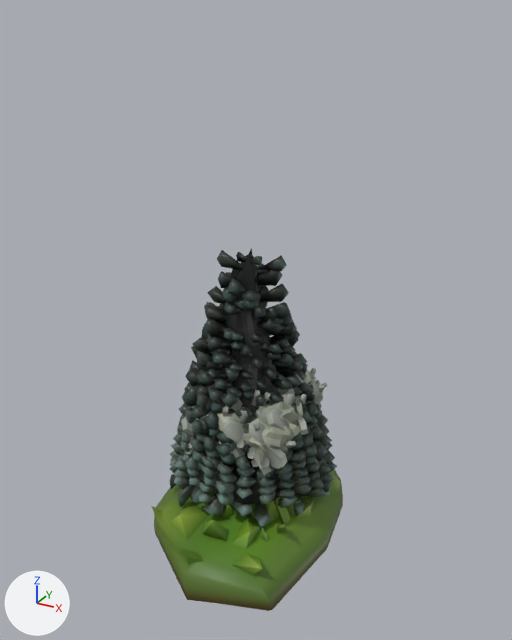
Two versions of the glTF model Environments/Assets/Assets_Glb/Trees.glb, one commit apart.
Rendered twice from a camera (50 mm lens) standing at (9.84, -17.64, 16.31) and looking at (0.2, -0.11, 7.55). Lighting does not change. The marker at lower left points along +X, +Y and +Z.

The first picture shows 'GrassChunk_Big', 'Tree_DouglasFir', 'Tree_Manzanita'.
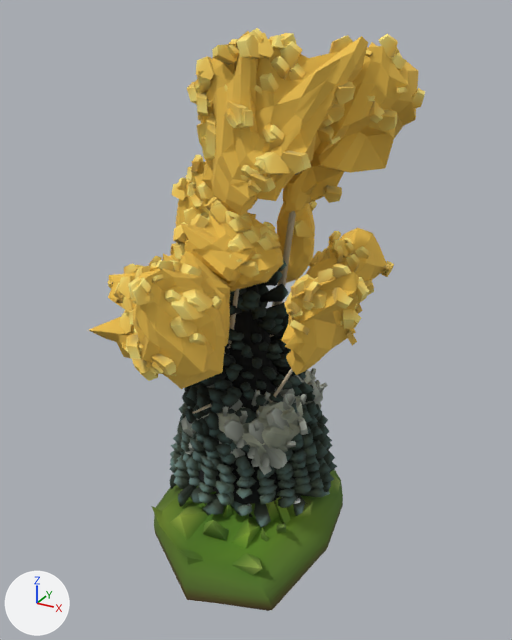
Pixel boxes [x1, y1, x2, y2] of what changed, in the pictures (512 x 640 px):
'Tree_Birch', added: after [89, 28, 425, 414]
'GrassChunk_Big', recoloured: [165, 469, 343, 606] in both

What changed in the scene script:
```text
Add mat_environment:
    mat_environment = bpy.data.materials.new('Environment')
    mat_environment.use_nodes = True; mat_environment.node_tree.nodes.clear()
    _N = mat_environment.node_tree.nodes; _L = mat_environment.node_tree.links
    n0 = _N.new('ShaderNodeBsdfPrincipled'); n0.name = 'Principled BSDF'
    n0.inputs[2].default_value = 1.0  # 'Roughness'
    n1 = _N.new('ShaderNodeOutputMaterial'); n1.name = 'Material Output'
    n2 = _N.new('ShaderNodeVertexColor'); n2.name = 'Color Attribute'
    _L.new(n0.outputs[0], n1.inputs[0])  # 'BSDF' to 'Surface'
    _L.new(n2.outputs[0], n0.inputs[0])  # 'Color' to 'Base Color'
Change me_cube_009:
    where me_cube_009.from_pydata(...)  # 435 vertices, 728 faces; spans x -3.35..3.11, y -4.62..4.52, z 0.0..2.37
    remove me_cube_009.materials.append(mat_defaultmaterial_005)
    add me_cube_009.materials.append(mat_environment)
Add me_sphere_1738:
    me_sphere_1738.from_pydata(...)  # 6699 vertices, 11184 faces; spans x -4.5..4.4, y -5.1..4.9, z 0.0..15.9
    me_sphere_1738.materials.append(mat_environment)
Add ob_tree_birch:
    ob_tree_birch = bpy.data.objects.new('Tree_Birch', me_sphere_1738)
    ob_tree_birch.location = (0.0, 0.0, 0.0)
```
